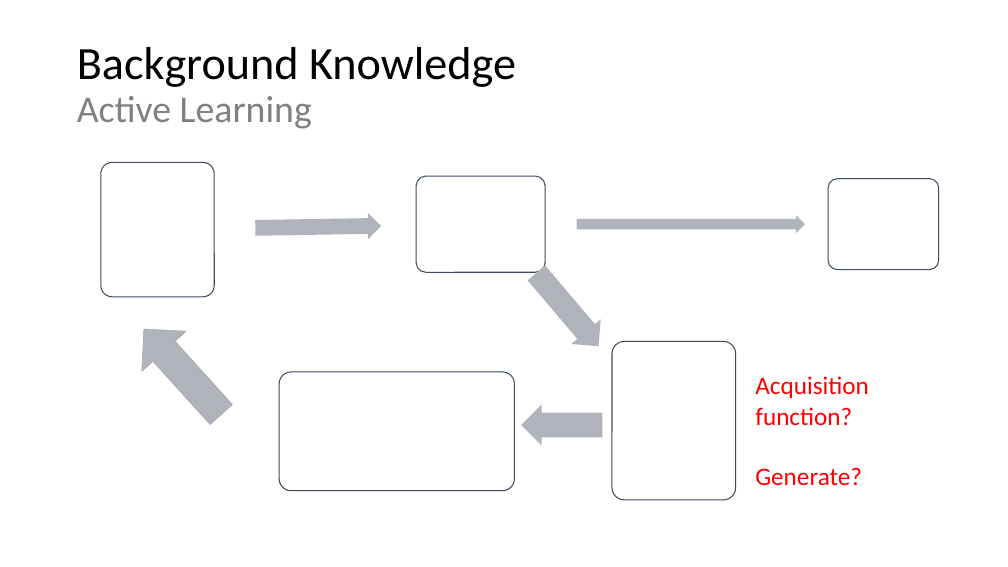
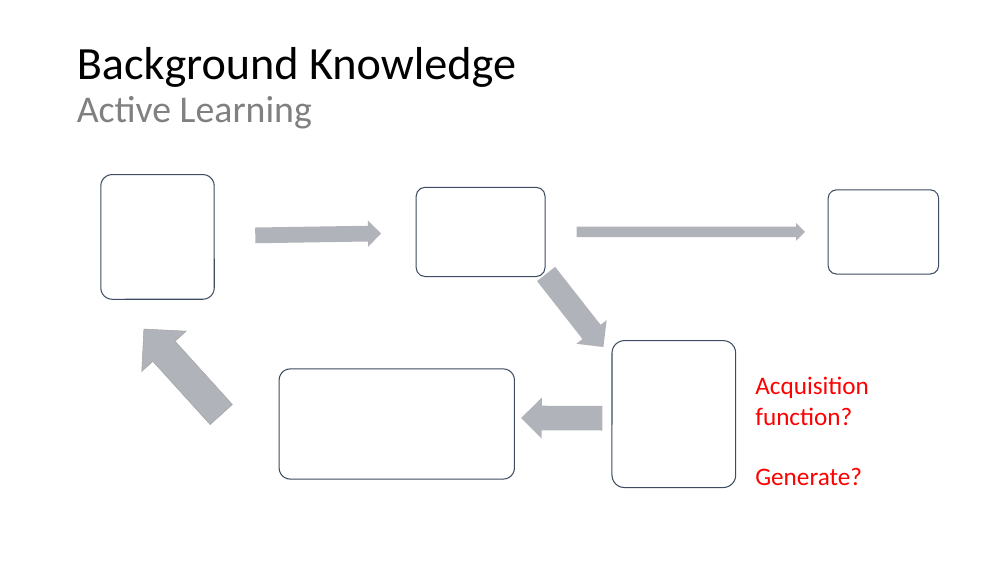
Before and after one commit to Adamli12/M-protein, a slide deck: slide 9 of report/M-protain_active_generative.pptx (slide 8 before the commit). Drawn at 1008x567 pixels with LibreOffice and Linux fonts; fonts in the diff are those of the drawing. Boxes give left, top, right and bottom in pixels: in the first picture for what was removed or moved away, otherwise in the second. Text is boxed around its words. In the diff, an @@ line names an element or a change of style, - is before the commit and + after.

```diff
--- a/report/M-protain_active_generative.pptx
+++ b/report/M-protain_active_generative.pptx
@@ rounded rectangle: place and size @@
-rounded rectangle at <box>101,163,214,297</box>
+rounded rectangle at <box>101,175,214,299</box>
@@ rounded rectangle: place and size @@
-rounded rectangle at <box>416,176,545,272</box>
+rounded rectangle at <box>416,188,545,277</box>
@@ rounded rectangle: place and size @@
-rounded rectangle at <box>828,178,938,269</box>
+rounded rectangle at <box>828,190,938,274</box>
@@ right arrow: place and size @@
-right arrow at <box>255,213,381,242</box>
+right arrow at <box>255,221,381,249</box>
@@ right arrow: place and size @@
-right arrow at <box>577,216,805,233</box>
+right arrow at <box>577,223,805,240</box>
@@ right arrow at <box>531,262,619,359</box>: rotation 49 to 51 degrees @@
@@ rounded rectangle: place and size @@
-rounded rectangle at <box>613,342,737,501</box>
+rounded rectangle at <box>613,341,737,488</box>
@@ rounded rectangle: place and size @@
-rounded rectangle at <box>279,372,514,491</box>
+rounded rectangle at <box>279,369,514,479</box>
@@ right arrow: place and size @@
-right arrow at <box>521,405,602,445</box>
+right arrow at <box>521,398,602,439</box>
```
Also in this commit, not shown: 3 other slides changed, 1 slide added, 54 other files.
